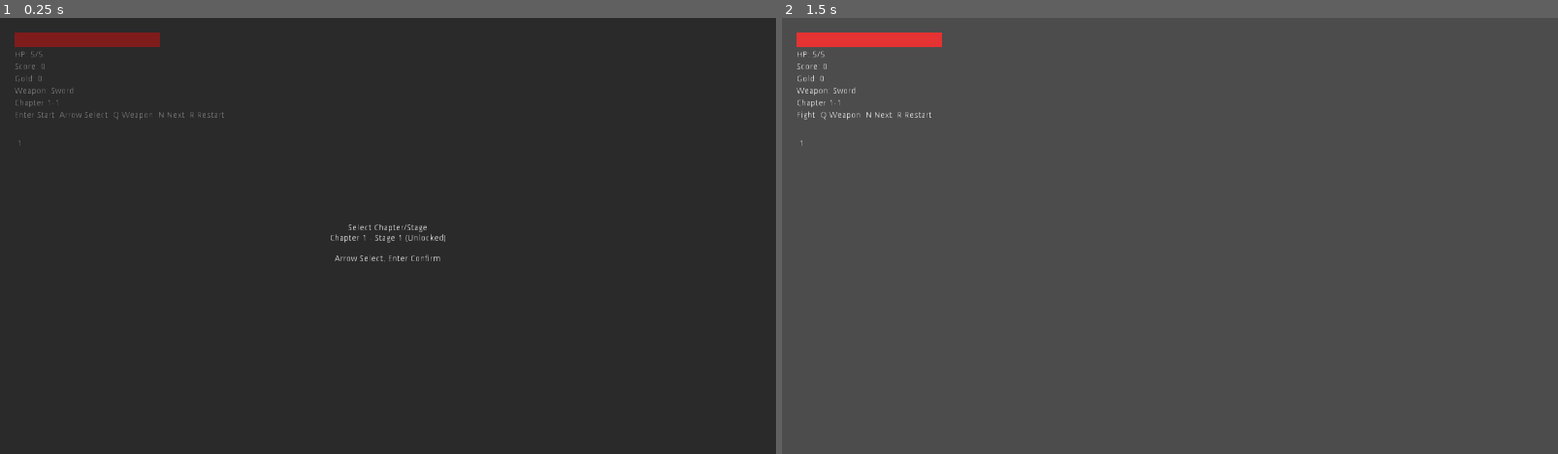
Above: before the commit, frames 1-2 (left to right).
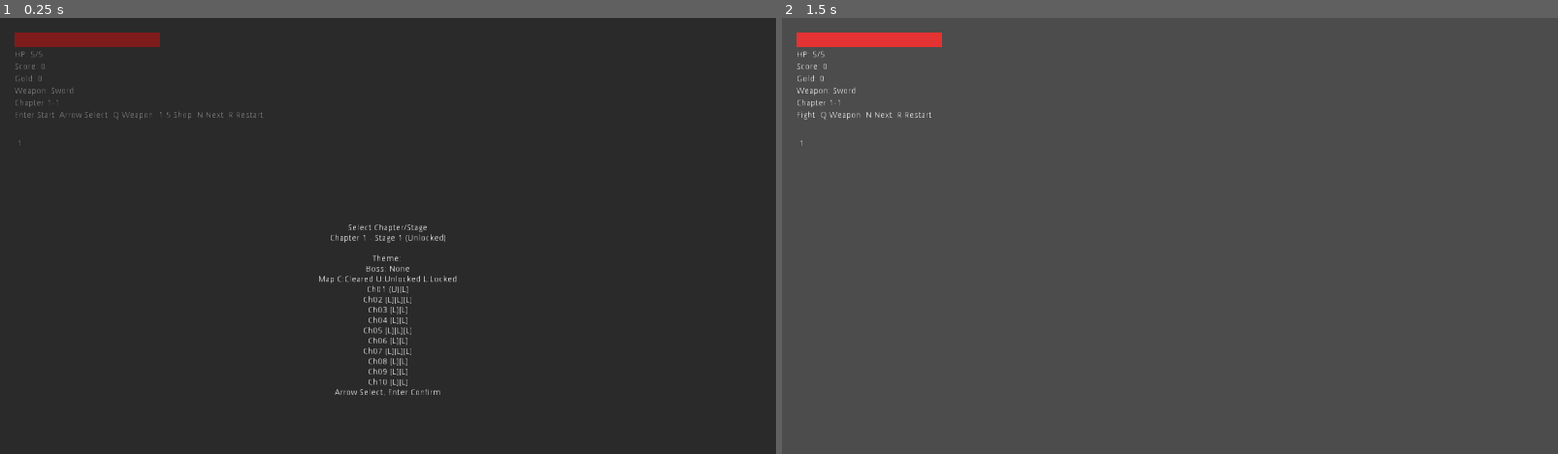
Above: after the commit, the same moments.

Repository: 200210xsb/2dgeme
Game: Godot game, scene res://scenes/Main.tscn
Same seed, same stepped clock (60 frames per second), same inputs: the game is played once before the commit and once after it.
Inputs:
- Up to frame 1 (0.25 s): no input
- Up to frame 2 (1.5 s): tap Enter (ui_accept) at 0.5, 1.25 s; hold D (ui_right) from 0.53 s (still down); tap J (attack) at 0.6 s; tap 2 (shop_buy_attack, bound only after the commit) at 0.77, 1.07 s; tap N (next_level) at 0.8, 1.35 s

The runs differ from the first frame. In frame 1, 0.7% of the frame differs, in the area x 20-59%, y 21-87%; in frame 2, nothing differs.

Commit message:
feat: expand campaign progression map and growth systems Co-authored-by: monkeycode-ai <monkeycode-ai@chaitin.com>

Diff:
--- a/godot-game/keybinds.cfg
+++ b/godot-game/keybinds.cfg
@@ -2,7 +2,13 @@
 ui_left="A"
 ui_right="D"
 ui_up="W"
+ui_down="S"
 attack="J"
 switch_weapon="Q"
 next_level="N"
 restart="R"
+shop_buy_hp="1"
+shop_buy_attack="2"
+shop_buy_heal="3"
+shop_buy_speed="4"
+shop_buy_crit="5"
--- a/godot-game/scripts/Game.gd
+++ b/godot-game/scripts/Game.gd
@@ -34,10 +34,11 @@
 var gold := 0
 var boss_active := true
 
-var upgrades := {"hp": 0, "attack": 0}
+var upgrades := {"hp": 0, "attack": 0, "speed": 0, "crit": 0}
 
 var current_stage_index := 1
 var max_unlocked_stage_index := 1
+var max_cleared_stage_index := 0
 var stage_cfg := {}
 
 var selected_chapter := 1
@@ -51,8 +52,18 @@
     var save = SaveData.load_progress()
     current_stage_index = int(save["current_stage_index"])
     max_unlocked_stage_index = int(save["max_unlocked_stage_index"])
+    max_cleared_stage_index = int(save["max_cleared_stage_index"])
     gold = int(save["gold"])
     upgrades = save["upgrades"]
+
+    if not upgrades.has("hp"):
+        upgrades["hp"] = 0
+    if not upgrades.has("attack"):
+        upgrades["attack"] = 0
+    if not upgrades.has("speed"):
+        upgrades["speed"] = 0
+    if not upgrades.has("crit"):
+        upgrades["crit"] = 0
 
     stage_cfg = CampaignData.get_stage(current_stage_index)
     selected_chapter = int(stage_cfg["chapter_id"])
@@ -61,7 +72,12 @@
     _apply_stage_config(stage_cfg)
     _wire_signals()
 
-    player.set_upgrade_levels(int(upgrades["hp"]), int(upgrades["attack"]))
+    player.set_upgrade_levels(
+        int(upgrades["hp"]),
+        int(upgrades["attack"]),
+        int(upgrades["speed"]),
+        int(upgrades["crit"])
+    )
     player.heal_full()
 
     _spawn_stage_minions()
@@ -71,7 +87,7 @@
     _set_gold(gold)
 
     _refresh_stage_ui()
-    info_text.text = "Enter Start  Arrow Select  Q Weapon  N Next  R Restart"
+    info_text.text = "Enter Start  Arrow Select  Q Weapon  1-5 Shop  N Next  R Restart"
     story_text.text = CampaignData.story_background() + "\n" + CampaignData.stage_intro_text(stage_cfg)
 
     _set_combat_enabled(false)
@@ -162,6 +178,10 @@
         _buy_upgrade("attack")
     elif Input.is_action_just_pressed("shop_buy_heal"):
         _buy_heal()
+    elif Input.is_action_just_pressed("shop_buy_speed"):
+        _buy_upgrade("speed")
+    elif Input.is_action_just_pressed("shop_buy_crit"):
+        _buy_upgrade("crit")
 
     if Input.is_action_just_pressed("next_level"):
         shop_open = false
@@ -211,6 +231,7 @@
 
         var total = CampaignData.total_stages()
         var next_idx = min(current_stage_index + 1, total)
+        max_cleared_stage_index = max(max_cleared_stage_index, current_stage_index)
         max_unlocked_stage_index = max(max_unlocked_stage_index, next_idx)
         _save_progress()
 
@@ -349,31 +370,67 @@
     var picked_index = CampaignData.stage_index_from_chapter_stage(selected_chapter, selected_stage)
     var locked = picked_index > max_unlocked_stage_index
     var lock_text = "Locked" if locked else "Unlocked"
-
-    start_text.text = "Select Chapter/Stage\nChapter %d - Stage %d (%s)\n%s\nArrow Select, Enter Confirm" % [
+    var boss_name = "None"
+    if bool(picked["boss_enabled"]):
+        boss_name = str(picked["boss"])
+
+    start_text.text = "Select Chapter/Stage\nChapter %d - Stage %d (%s)\n%s\nTheme: %s\nBoss: %s\n%s\nArrow Select, Enter Confirm" % [
         selected_chapter,
         selected_stage,
         lock_text,
-        str(picked["stage_name"])
+        str(picked["stage_name"]),
+        str(picked["theme"]),
+        boss_name,
+        _build_campaign_overview_text()
     ]
+
+func _build_campaign_overview_text() -> String:
+    var lines = []
+    lines.append("Map C:Cleared U:Unlocked L:Locked")
+
+    for chapter_id in range(1, CampaignData.chapter_count() + 1):
+        var stage_total = CampaignData.chapter_stage_count(chapter_id)
+        var line = "Ch%02d " % chapter_id
+        for stage_id in range(1, stage_total + 1):
+            var idx = CampaignData.stage_index_from_chapter_stage(chapter_id, stage_id)
+            var marker = "L"
+            if idx <= max_cleared_stage_index:
+                marker = "C"
+            elif idx <= max_unlocked_stage_index:
+                marker = "U"
+
+            if chapter_id == selected_chapter and stage_id == selected_stage:
+                line += "(%s)" % marker
+            else:
+                line += "[%s]" % marker
+        lines.append(line)
+
+    return PoolStringArray(lines).join("\n")
 
 func _open_shop_panel() -> void:
     shop_open = true
     shop_panel.visible = true
+    info_text.text = "Shop Open - Press 1/2/3/4/5, N Next Stage"
     _refresh_shop_text()
 
 func _refresh_shop_text() -> void:
     var hp_cost = _upgrade_cost("hp")
     var atk_cost = _upgrade_cost("attack")
+    var spd_cost = _upgrade_cost("speed")
+    var crit_cost = _upgrade_cost("crit")
     var heal_cost = 25
 
-    shop_text.text = "Shop\nGold: %d\n1 HP Upgrade Lv.%d (Cost %d)\n2 Attack Upgrade Lv.%d (Cost %d)\n3 Full Heal (Cost %d)\nN Next Stage" % [
+    shop_text.text = "Shop\nGold: %d\n1 HP Upgrade Lv.%d (Cost %d)\n2 Attack Upgrade Lv.%d (Cost %d)\n3 Full Heal (Cost %d)\n4 Speed Upgrade Lv.%d (Cost %d)\n5 Crit Upgrade Lv.%d (Cost %d)\nN Next Stage" % [
         gold,
         int(upgrades["hp"]),
         hp_cost,
         int(upgrades["attack"]),
         atk_cost,
-        heal_cost
+        heal_cost,
+        int(upgrades["speed"]),
+        spd_cost,
+        int(upgrades["crit"]),
+        crit_cost
     ]
 
 func _buy_upgrade(kind: String) -> void:
@@ -384,7 +441,12 @@
 
     gold -= cost
     upgrades[kind] = int(upgrades[kind]) + 1
-    player.set_upgrade_levels(int(upgrades["hp"]), int(upgrades["attack"]))
+    player.set_upgrade_levels(
+        int(upgrades["hp"]),
+        int(upgrades["attack"]),
+        int(upgrades["speed"]),
+        int(upgrades["crit"])
+    )
     _set_gold(gold)
     _refresh_shop_text()
     _save_progress()
@@ -405,7 +467,13 @@
     var lv = int(upgrades[kind])
     if kind == "hp":
         return 40 + lv * 20
-    return 50 + lv * 25
+    if kind == "attack":
+        return 50 + lv * 25
+    if kind == "speed":
+        return 60 + lv * 28
+    if kind == "crit":
+        return 70 + lv * 34
+    return 999
 
 func _stage_reward_gold() -> int:
     var base = int(stage_cfg["enemy_count"]) * 10
@@ -418,6 +486,7 @@
     SaveData.save_progress({
         "current_stage_index": current_stage_index,
         "max_unlocked_stage_index": max_unlocked_stage_index,
+        "max_cleared_stage_index": max_cleared_stage_index,
         "gold": gold,
         "upgrades": upgrades
     })
--- a/godot-game/scripts/KeybindManager.gd
+++ b/godot-game/scripts/KeybindManager.gd
@@ -1,6 +1,20 @@
 extends Reference
 
-const ACTIONS := ["ui_left", "ui_right", "ui_up", "attack", "switch_weapon", "next_level", "restart"]
+const ACTIONS := [
+    "ui_left",
+    "ui_right",
+    "ui_up",
+    "ui_down",
+    "attack",
+    "switch_weapon",
+    "next_level",
+    "restart",
+    "shop_buy_hp",
+    "shop_buy_attack",
+    "shop_buy_heal",
+    "shop_buy_speed",
+    "shop_buy_crit"
+]
 
 static func apply_from_file(config_path: String) -> void:
     var cfg := ConfigFile.new()
@@ -16,6 +30,9 @@
         if scancode == 0:
             continue
 
+        if not InputMap.has_action(action):
+            InputMap.add_action(action)
+
         InputMap.action_erase_events(action)
         var ev := InputEventKey.new()
         ev.scancode = scancode
--- a/godot-game/scripts/Player.gd
+++ b/godot-game/scripts/Player.gd
@@ -23,6 +23,10 @@
 var current_weapon := "sword"
 var attack_upgrade_level := 0
 var hp_upgrade_level := 0
+var speed_upgrade_level := 0
+var crit_upgrade_level := 0
+var base_attack_cooldown := 0.16
+var base_combo_reset_time := 0.55
 
 var hp := 5
 var velocity := Vector2.ZERO
@@ -89,7 +93,10 @@
     attack_timer = attack_cooldown
     combo_step = clamp(combo_step + 1, 1, combo_damage.size())
     combo_timer = combo_reset_time
-    current_attack_damage = int(round(float(combo_damage[combo_step - 1]) * damage_multiplier()))
+    var base_damage = float(combo_damage[combo_step - 1]) * damage_multiplier()
+    if _is_crit_attack():
+        base_damage *= crit_multiplier()
+    current_attack_damage = int(max(1, round(base_damage)))
     attack_area.monitoring = true
     yield(get_tree().create_timer(attack_active_time), "timeout")
     attack_area.monitoring = false
@@ -133,14 +140,20 @@
         return
 
     var profile = weapon_profiles[name]
-    attack_cooldown = float(profile["attack_cooldown"])
-    combo_reset_time = float(profile["combo_reset_time"])
+    base_attack_cooldown = float(profile["attack_cooldown"])
+    base_combo_reset_time = float(profile["combo_reset_time"])
+    attack_cooldown = base_attack_cooldown
+    combo_reset_time = base_combo_reset_time
     attack_active_time = float(profile["attack_active_time"])
     combo_damage = profile["combo_damage"]
+    _apply_speed_upgrade()
 
-func set_upgrade_levels(hp_level: int, attack_level: int) -> void:
+func set_upgrade_levels(hp_level: int, attack_level: int, speed_level := 0, crit_level := 0) -> void:
     hp_upgrade_level = max(0, hp_level)
     attack_upgrade_level = max(0, attack_level)
+    speed_upgrade_level = max(0, int(speed_level))
+    crit_upgrade_level = max(0, int(crit_level))
+    _apply_speed_upgrade()
 
     var old_max = hp
     var new_max = _effective_max_hp()
@@ -155,5 +168,17 @@
 func damage_multiplier() -> float:
     return 1.0 + float(attack_upgrade_level) * 0.12
 
+func crit_multiplier() -> float:
+    return 1.6 + float(crit_upgrade_level) * 0.05
+
+func _is_crit_attack() -> bool:
+    var chance = clamp(0.05 * float(crit_upgrade_level), 0.0, 0.45)
+    return randf() < chance
+
+func _apply_speed_upgrade() -> void:
+    var speed_factor = max(0.55, 1.0 - float(speed_upgrade_level) * 0.06)
+    attack_cooldown = base_attack_cooldown * speed_factor
+    combo_reset_time = base_combo_reset_time * max(0.6, 1.0 - float(speed_upgrade_level) * 0.04)
+
 func _effective_max_hp() -> int:
     return max_hp + hp_upgrade_level
--- a/godot-game/scripts/SaveData.gd
+++ b/godot-game/scripts/SaveData.gd
@@ -6,10 +6,13 @@
     return {
         "current_stage_index": 1,
         "max_unlocked_stage_index": 1,
+        "max_cleared_stage_index": 0,
         "gold": 0,
         "upgrades": {
             "hp": 0,
-            "attack": 0
+            "attack": 0,
+            "speed": 0,
+            "crit": 0
         }
     }
 
@@ -41,6 +44,9 @@
     elif data.has("max_unlocked"):
         result.max_unlocked_stage_index = int(data.max_unlocked)
 
+    if data.has("max_cleared_stage_index"):
+        result.max_cleared_stage_index = int(data.max_cleared_stage_index)
+
     if data.has("gold"):
         result.gold = int(data.gold)
 
@@ -50,12 +56,19 @@
             result.upgrades.hp = int(up.hp)
         if up.has("attack"):
             result.upgrades.attack = int(up.attack)
+        if up.has("speed"):
+            result.upgrades.speed = int(up.speed)
+        if up.has("crit"):
+            result.upgrades.crit = int(up.crit)
 
     result.current_stage_index = max(1, result.current_stage_index)
     result.max_unlocked_stage_index = max(1, result.max_unlocked_stage_index)
+    result.max_cleared_stage_index = max(0, result.max_cleared_stage_index)
     result.gold = max(0, result.gold)
     result.upgrades.hp = max(0, result.upgrades.hp)
     result.upgrades.attack = max(0, result.upgrades.attack)
+    result.upgrades.speed = max(0, result.upgrades.speed)
+    result.upgrades.crit = max(0, result.upgrades.crit)
     return result
 
 static func save_progress(data: Dictionary) -> void:
@@ -65,6 +78,8 @@
         content.current_stage_index = max(1, int(data.current_stage_index))
     if data.has("max_unlocked_stage_index"):
         content.max_unlocked_stage_index = max(1, int(data.max_unlocked_stage_index))
+    if data.has("max_cleared_stage_index"):
+        content.max_cleared_stage_index = max(0, int(data.max_cleared_stage_index))
     if data.has("gold"):
         content.gold = max(0, int(data.gold))
 
@@ -74,6 +89,10 @@
             content.upgrades.hp = max(0, int(up.hp))
         if up.has("attack"):
             content.upgrades.attack = max(0, int(up.attack))
+        if up.has("speed"):
+            content.upgrades.speed = max(0, int(up.speed))
+        if up.has("crit"):
+            content.upgrades.crit = max(0, int(up.crit))
 
     var file = File.new()
     var err = file.open(SAVE_PATH, File.WRITE)
Not shown, changed: .monkeycode/MEMORY.md
Not shown, changed: godot-game/Builds/Windows/SideScrollerFighter.pck
Not shown, changed: godot-game/README.md
